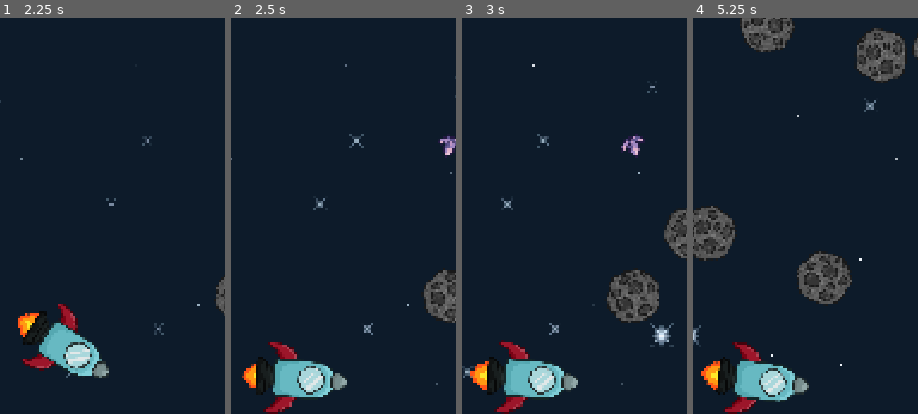
Above: before the commit, frames 1-4 (left to right).
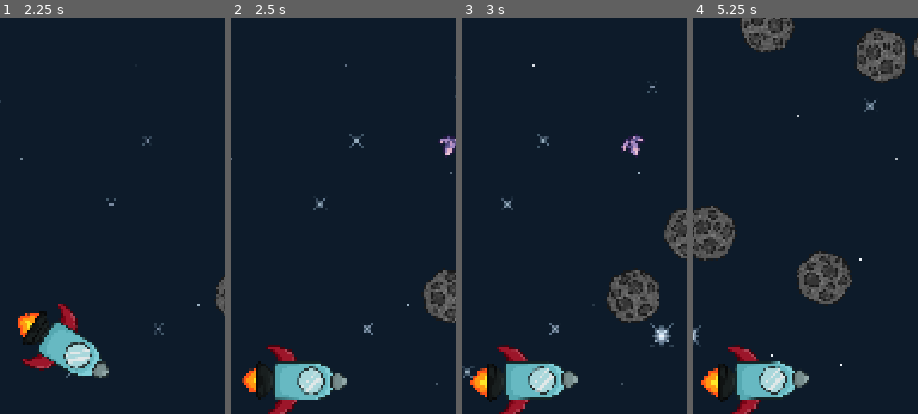
Above: after the commit, the same moments.

Repository: KRYPTO-CS/SpaceBird
Game: Godot game, scene res://scenes/main.tscn
Same seed, same stepped clock (60 frames per second), same inputs: the game is played once before the commit and once after it. Sound files missing from this copy of the repository are replaced by a short silence.
Inputs (mouse positions are % of the whole screen's width and height, from its top left):
- Up to frame 1 (2.25 s): move the mouse to (72, 44) at 0.52 s; click (72, 44) at 0.67 s; move the mouse to (30, 55) at 1.27 s; click (30, 55) at 1.42 s; move the mouse to (60, 27) at 2.02 s; click (60, 27) at 2.17 s
- Up to frame 2 (2.5 s): no input
- Up to frame 3 (3 s): move the mouse to (45, 70) at 2.77 s; click (45, 70) at 2.92 s
- Up to frame 4 (5.25 s): move the mouse to (80, 65) at 3.52 s; click (80, 65) at 3.67 s; move the mouse to (20, 34) at 4.27 s; click (20, 34) at 4.42 s; move the mouse to (55, 49) at 5.02 s; click (55, 49) at 5.17 s
The pictures show only the part of the screen within x 12-62%, y 50-100%; the shares and areas given below are measured in that part.

Frame 1 is identical in both runs. In frame 2, 1.7% of the frame differs, in the area x 4-52%, y 81-100%; in frame 3, 1.9%; in frame 4, 2.5%, in the area x 3-52%, y 81-100%.

Commit message:
Fixed bugs on screen bound
Player does not shake at the bounds anymore

Diff:
--- a/space-bird/scenes/crystal.gd
+++ b/space-bird/scenes/crystal.gd
@@ -83,7 +83,7 @@
 
 func hit_player():
 	GameManager.add_score(1)
-	GameManager.speed += 5.0
+	GameManager.speed += 10.0
 	AudioManager.play_sound(preload("res://sounds/powerup3.wav"), 0.6)
 	queue_free()
 
--- a/space-bird/scenes/player.gd
+++ b/space-bird/scenes/player.gd
@@ -23,6 +23,7 @@
 # physics
 var acceleration_y := 5.0
 var velocity_y := 0.0
+var max_velocity = 12.0
 
 
 # Called when the node enters the scene tree for the first time.
@@ -56,22 +57,21 @@
 	if finger_active:
 		if  self.rotation > -0.6 and starttoggle:
 			self.rotation -= 0.01
-		print(finger_active)
 		velocity_y -= 0.1*acceleration_y
-		velocity_y = max(velocity_y, -12)
+		velocity_y = max(velocity_y, -max_velocity)
 	else:
 		if  self.rotation < 0.6 and starttoggle:
 			self.rotation += 0.01
 
 		velocity_y -= 0.1*acceleration_y
-		velocity_y = min(velocity_y, 12)
+		velocity_y = min(velocity_y, max_velocity)
 
 	if starttoggle:
 		if self.position.y == y_limit:
-			velocity_y = -1.0
+			velocity_y = -0.01
 			self.rotation = 0.0
 		if self.position.y == -y_limit:
-			velocity_y = 1.0
+			velocity_y = 0.01
 			self.rotation = 0.0
 		self.position += Vector2(0, velocity_y)
 	else:
